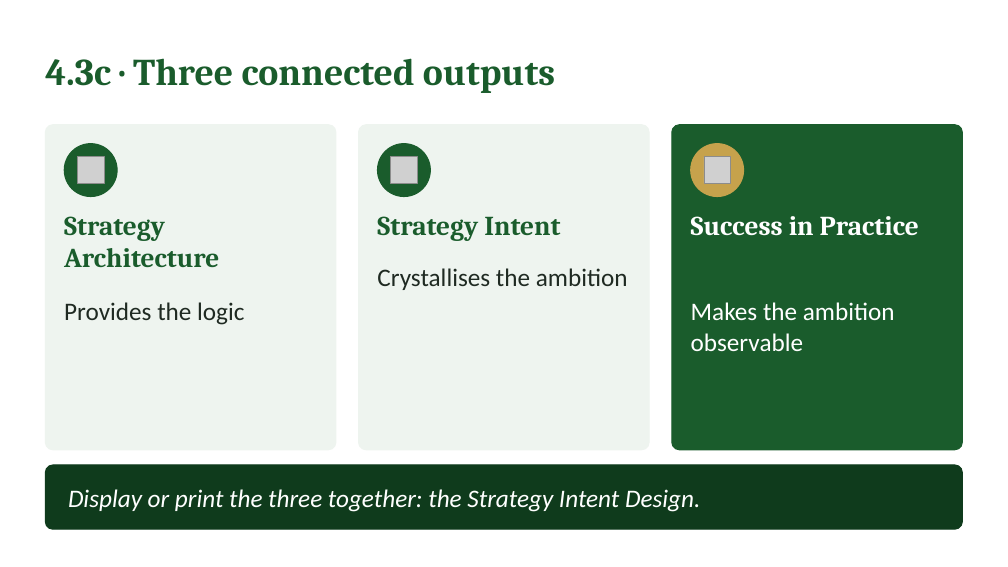
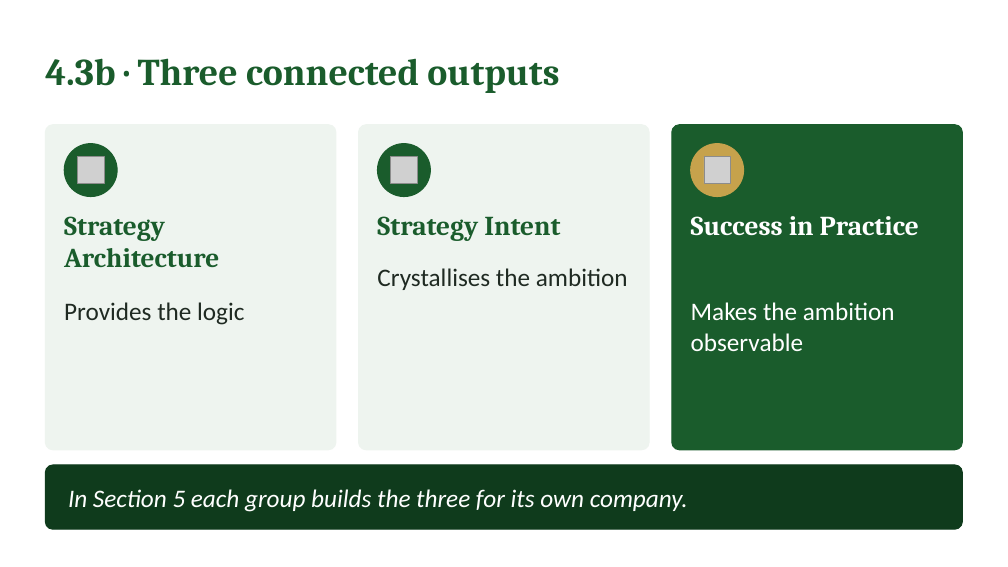
Before and after one commit to IBSL26/ibsl-platform, a slide deck: slide 32 of Unit decks/Unit 02 - Strategy Visioning & Success in Practice (SiP).pptx. Drawn at 1008x567 pixels with LibreOffice and Linux fonts; fonts in the diff are those of the drawing; grey boxes stand for pictures. Boxes give left, top, right and bottom in pixels: in the first picture for what was removed or moved away, otherwise in the second. Text is boxed around its words. In the diff, an @@ line names an element or a change of style, - is before the commit and + after.

```diff
--- a/Unit decks/Unit 02 - Strategy Visioning & Success in Practice (SiP).pptx
+++ b/Unit decks/Unit 02 - Strategy Visioning & Success in Practice (SiP).pptx
@@ text at (45,58,559,93): text changed @@
-4.3c · Three connected outputs
+4.3b · Three connected outputs
@@ text at (68,489,688,512): text changed @@
-Display or print the three together: the Strategy Intent Design.
+In Section 5 each group builds the three for its own company.
```
Also in this commit, not shown: 8 other slides changed, 1 slide added, 1 slide removed, 43 other files.
